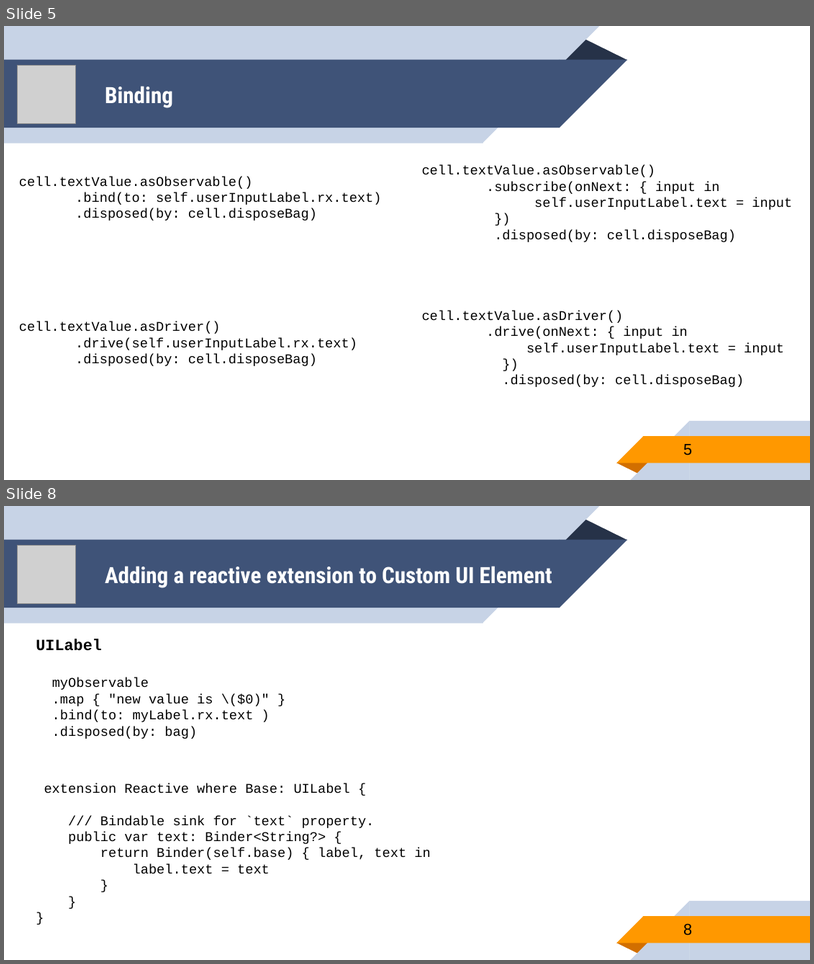
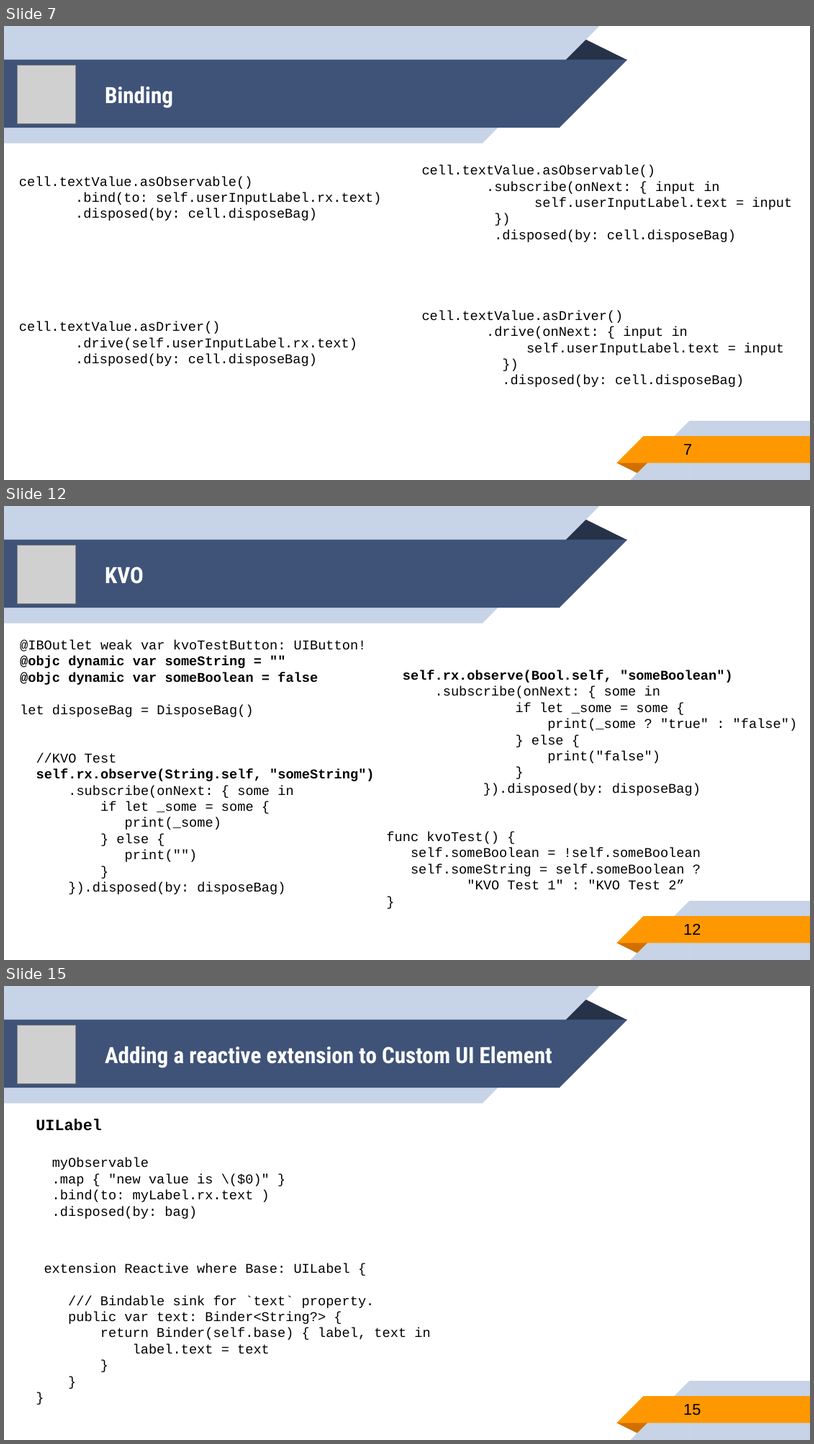
Before and after one commit to younghwankim/RxSwiftClass, a slide deck: AdvancedRxSwift/day4/AdvancedRxSwift4.pptx. Shown one above the other, each under a label of ours: slides 5 and 8 before the commit, slides 7, 12 and 15 after it; the slides between them are not shown. The pictures are 814x964 and 814x1444 pixels, drawn with LibreOffice and Linux fonts; fonts in the diff are those of the drawing; grey boxes stand for pictures. Boxes give left, top, right and bottom in pixels: in the first picture for what was removed or moved away, otherwise in the second. Text is boxed around its words. In the diff, an @@ line names an element or a change of style, - is before the commit and + after.

```diff
--- a/AdvancedRxSwift/day4/AdvancedRxSwift4.pptx
+++ b/AdvancedRxSwift/day4/AdvancedRxSwift4.pptx
@@ slide 12 added at <box>4,506,810,960</box>, background #FFFFFF; not listed: 10 template elements that a slide beside it also shows @@
@@ picture added at <box>18,545,77,604</box> @@
@@ title added at <box>105,566,144,584</box>, 20 pt, text #FFFFFF, bold @@
+KVO
@@ text added at <box>20,640,374,894</box>, 12 pt, text #000000 @@
+@IBOutlet weak var kvoTestButton: UIButton!
+@objc dynamic var someString = ""
+@objc dynamic var someBoolean = false
+let disposeBag = DisposeBag()
+//KVO Test
+self.rx.observe(String.self, "someString")
+.subscribe(onNext: { some in
+if let _some = some {
+print(_some)
+} else {
+print("")
+}
+}).disposed(by: disposeBag)
@@ text added at <box>386,670,798,890</box>, 12 pt, text #000000 @@
+self.rx.observe(Bool.self, "someBoolean")
+.subscribe(onNext: { some in
+if let _some = some {
+print(_some ? "true" : "false")
+} else {
+print("false")
+}
+}).disposed(by: disposeBag)
+func kvoTest() {
+self.someBoolean = !self.someBoolean
+self.someString = self.someBoolean ?
+"KVO Test 1" : "KVO Test 2”
+}
@@ page number added at <box>684,923,701,934</box>, 14 pt, text #000000 @@
+12
@@ what was slide 5 is now slide 7 @@
@@ page number at <box>684,444,692,454</box>: text changed @@
-5
+7
@@ what was slide 8 is now slide 15 @@
@@ page number at <box>684,1404,701,1415</box>: text changed @@
-8
+15
```
Also in this commit, not shown: 4 slides changed, 6 other slides added, 5 other files.
